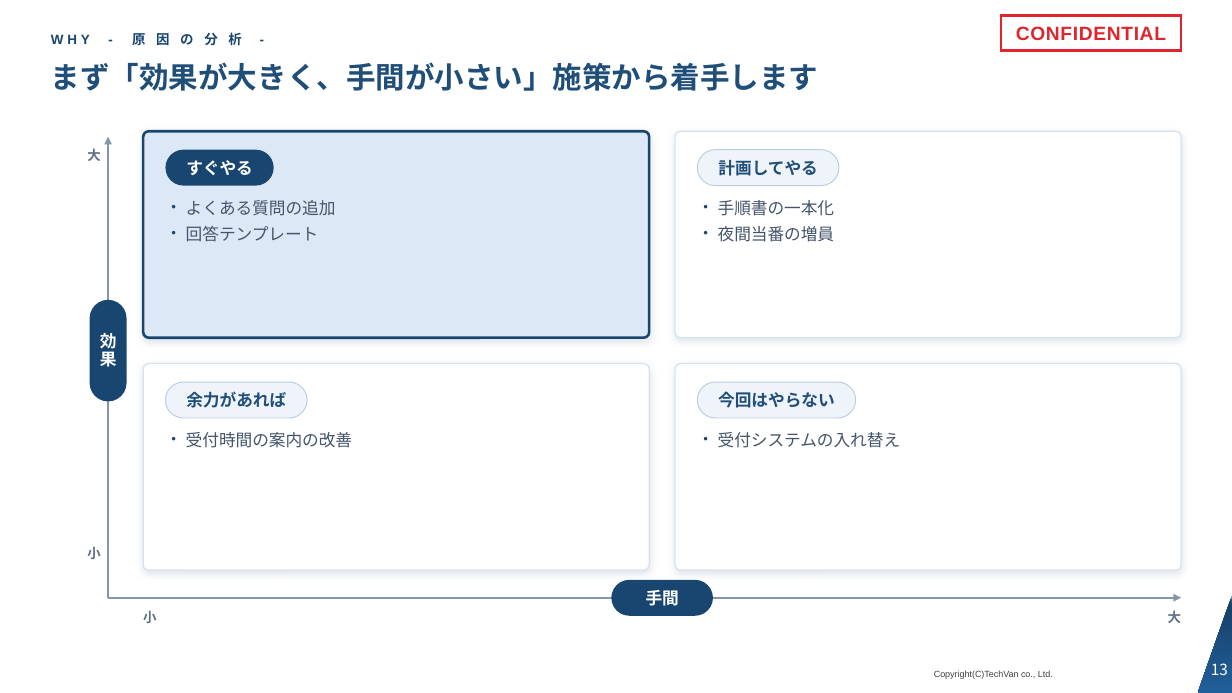
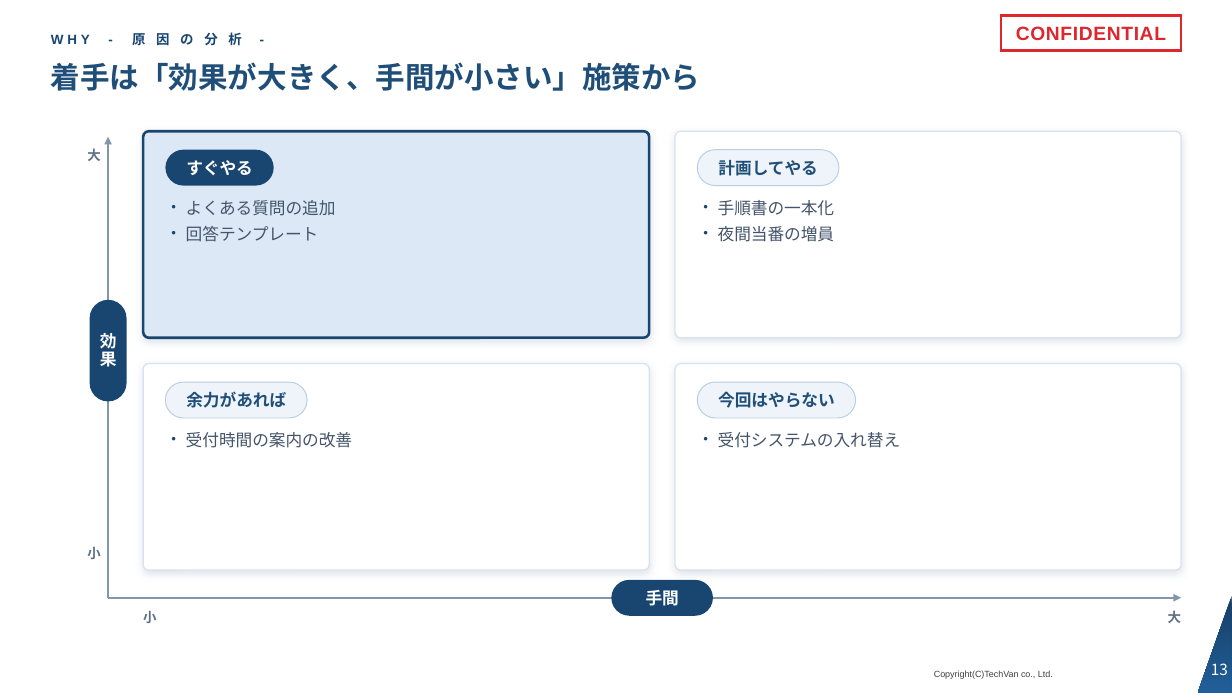
Before and after one commit to Kishi-Satoshi/slide-techvan-dist, a slide deck: slide 13 of plugins/slide-techvan/skills/slide-techvan/examples/catalog-techvan.pptx. Drawn at 1232x693 pixels with LibreOffice and Linux fonts; fonts in the diff are those of the drawing; background and template pictures are left out. Boxes give left, top, right and bottom in pixels: in the first picture for what was removed or moved away, otherwise in the second. Text is boxed around its words. In the diff, an @@ line names an element or a change of style, - is before the commit and + after.

```diff
--- a/plugins/slide-techvan/skills/slide-techvan/examples/catalog-techvan.pptx
+++ b/plugins/slide-techvan/skills/slide-techvan/examples/catalog-techvan.pptx
@@ title at bbox=[51, 62, 701, 91]: text changed @@
-まず「効果が大きく、手間が小さい」施策から着手します
+着手は「効果が大きく、手間が小さい」施策から
```
Also in this commit, not shown: 16 other slides changed, 12 other files.
